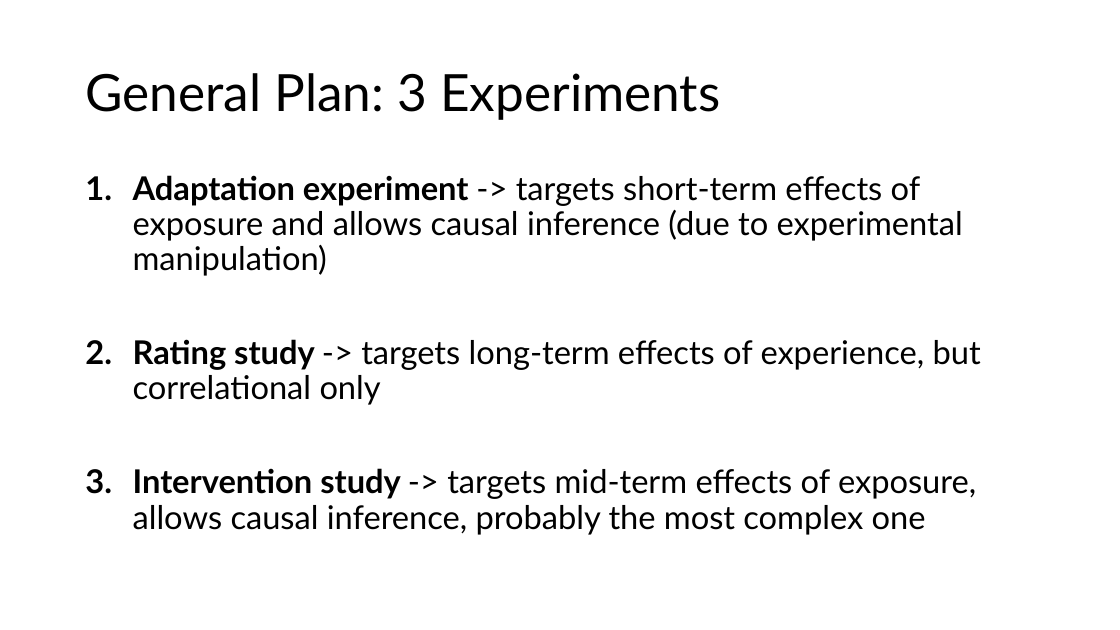
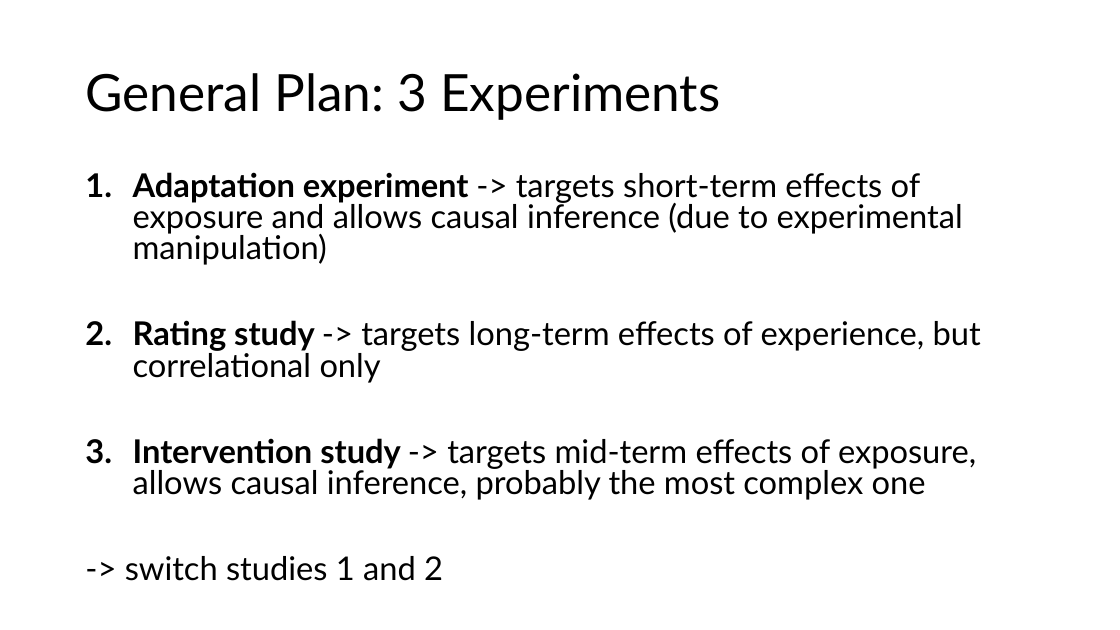
Before and after one commit to ChristineNussbaum/2024_Naturalness_Project, a slide deck: slide 2 of PRIME/PRIME_experiments.pptx. Drawn at 1120x630 pixels with LibreOffice and Linux fonts; fonts in the diff are those of the drawing. Boxes give left, top, right and bottom in pixels: in the first picture for what was removed or moved away, otherwise in the second. Text is boxed around its words. In the diff, an @@ line names an element or a change of style, - is before the commit and + after.

```diff
--- a/PRIME/PRIME_experiments.pptx
+++ b/PRIME/PRIME_experiments.pptx
@@ text at [133,172,981,500]: line spacing 0.9 to 0.8 @@
@@ text at [125,556,443,581]: paragraph added @@
+-> switch studies 1 and 2
```
Also in this commit, not shown: 1 other slide changed, 2 other files.
